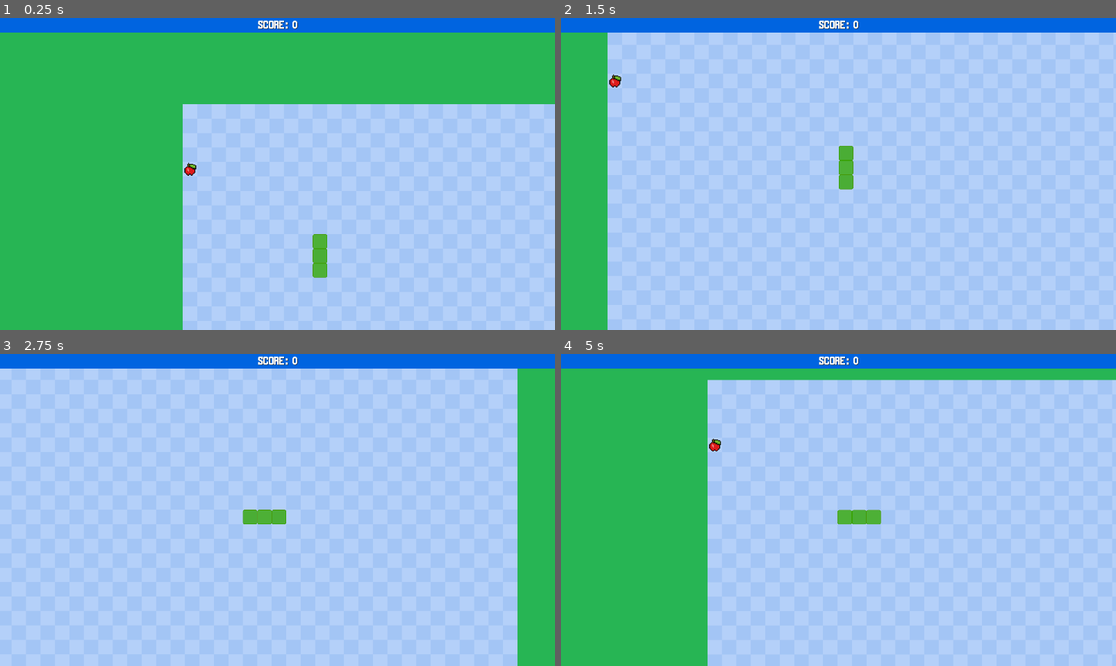
Above: before the commit, frames 1-4 (two rows, left to right).
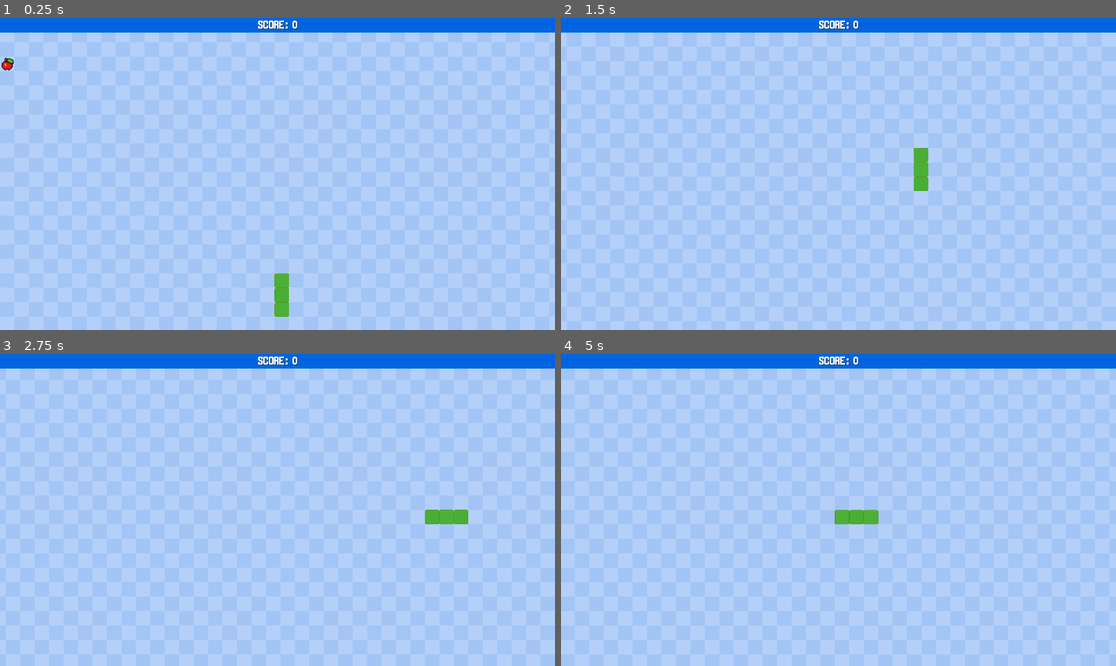
Above: after the commit, the same moments.

Repository: verbrannter-toast/FangOrFall
Game: Godot game, scene res://Scenes/GameElements/main.tscn
Same seed, same stepped clock (60 frames per second), same inputs: the game is played once before the commit and once after it.
Inputs:
- Up to frame 1 (0.25 s): no input
- Up to frame 2 (1.5 s): hold D (move_right) 0.53-1.28 s; hold S (move_down) from 1.28 s (still down)
- Up to frame 3 (2.75 s): release S (move_down) at 2.03 s; hold D (move_right) from 2.03 s (still down)
- Up to frame 4 (5 s): release D (move_right) at 2.78 s; hold W (move_up) 2.78-3.53 s; hold A (move_left) from 3.53 s (still down)

The runs differ from the first frame. In frame 1, 48% of the frame differs, in the area x 0-100%, y 4-100%; in frame 2, 8.8%; in frame 3, 7.2%; in frame 4, 28%.

Commit message:
Set Camera Boundary

Diff:
--- /dev/null
+++ b/fang-or-fall/Scenes/GameElements/cameraboundary.tscn
@@ -0,0 +1,16 @@
+[gd_scene load_steps=2 format=3 uid="uid://crhhauqt4di4"]
+
+[ext_resource type="Script" uid="uid://cnxt6e1l6dca8" path="res://Scenes/GameElements/camera.gd" id="1_t5qec"]
+
+[node name="Cameraboundary" type="Node2D"]
+
+[node name="Camera2D" type="Camera2D" parent="."]
+limit_left = 0
+limit_top = 55
+limit_right = 2000
+limit_bottom = 2050
+editor_draw_limits = true
+script = ExtResource("1_t5qec")
+
+[node name="RemoteTransform2D" type="RemoteTransform2D" parent="."]
+remote_path = NodePath("../Camera2D")
--- a/fang-or-fall/Scenes/GameElements/main.tscn
+++ b/fang-or-fall/Scenes/GameElements/main.tscn
@@ -3,14 +3,16 @@
 [ext_resource type="Script" uid="uid://dgfy2ip0xt6cn" path="res://Scenes/Scripts/main.gd" id="1_fmw02"]
 [ext_resource type="Texture2D" uid="uid://bj2ambwei5ogi" path="res://Assets/bg.png" id="2_fps3c"]
 [ext_resource type="PackedScene" uid="uid://beaa828xfn3nx" path="res://Scenes/GameElements/snake_segment.tscn" id="2_io2sj"]
+[ext_resource type="PackedScene" uid="uid://crhhauqt4di4" path="res://Scenes/GameElements/cameraboundary.tscn" id="3_813uo"]
 [ext_resource type="PackedScene" uid="uid://tmcq5gpw66gu" path="res://Scenes/GameElements/hud.tscn" id="3_s77pf"]
 [ext_resource type="Texture2D" uid="uid://dxyvfago0gd5f" path="res://Assets/Sprites/apple.png" id="5_sxedt"]
 [ext_resource type="PackedScene" uid="uid://cad25ojl47q8" path="res://Scenes/GameElements/game_over_menu.tscn" id="6_xkat8"]
-[ext_resource type="Script" uid="uid://cnxt6e1l6dca8" path="res://Scenes/GameElements/camera.gd" id="8_ctao7"]
 
 [node name="Main" type="Node"]
 script = ExtResource("1_fmw02")
 snake_scene = ExtResource("2_io2sj")
+
+[node name="Cameraboundary" parent="." instance=ExtResource("3_813uo")]
 
 [node name="Hud" parent="." instance=ExtResource("3_s77pf")]
 
@@ -23,9 +25,6 @@
 
 [node name="GameOverMenu" parent="." instance=ExtResource("6_xkat8")]
 process_mode = 2
-
-[node name="Camera2D" type="Camera2D" parent="."]
-script = ExtResource("8_ctao7")
 
 [node name="Background" type="Node" parent="."]
 
--- a/fang-or-fall/Scenes/Scripts/main.gd
+++ b/fang-or-fall/Scenes/Scripts/main.gd
@@ -20,7 +20,7 @@
 var snake : Array
 
 #movement variables
-var start_pos = Vector2(9, 9)
+var start_pos = Vector2(19, 19)
 var up = Vector2(0, -1)
 var down = Vector2(0, 1)
 var left = Vector2(-1, 0)
